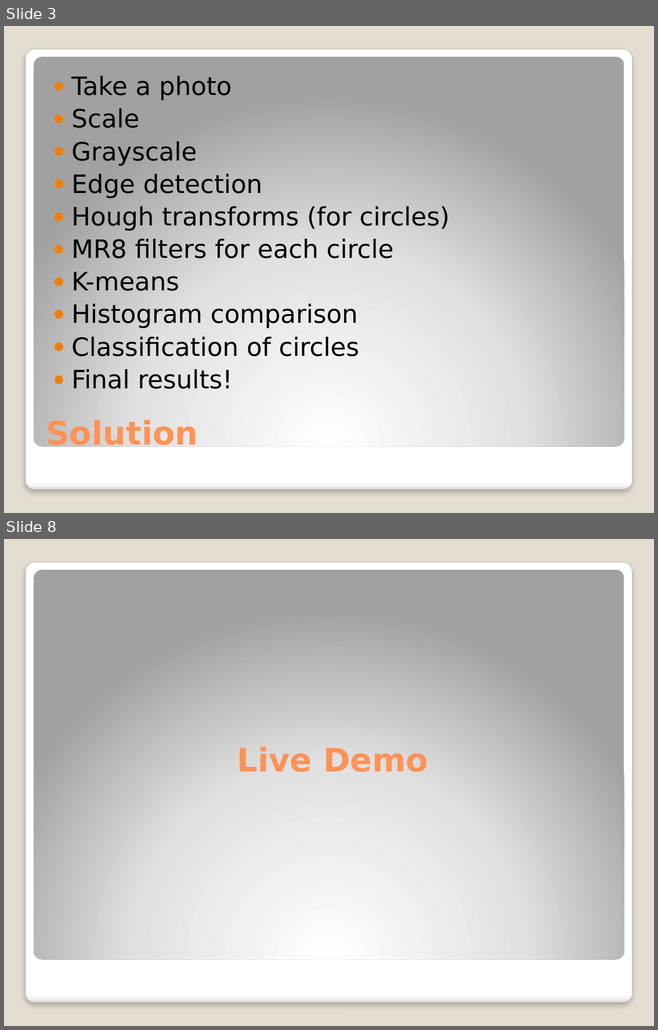
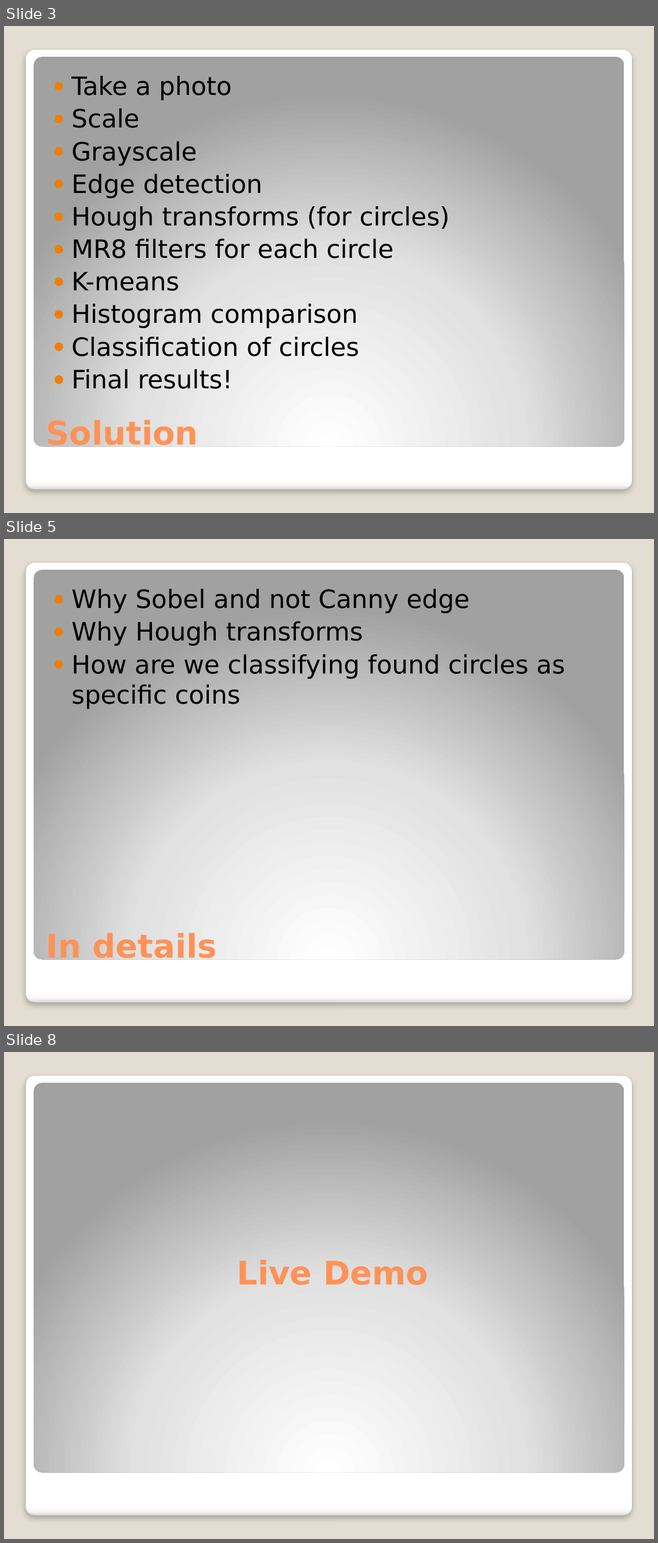
Before and after one commit to naskovai/cash-scanner, a slide deck: docs/Cash Scanner.pptx. Shown one above the other, each under a label of ours: slides 3 and 8 before the commit, slides 3, 5 and 8 after it; the slides between them are not shown. The pictures are 658x1030 and 658x1543 pixels, drawn with LibreOffice and Linux fonts; fonts in the diff are those of the drawing. Boxes give left, top, right and bottom in pixels: in the first picture for what was removed or moved away, otherwise in the second. Text is boxed around its words. In the diff, an @@ line names an element or a change of style, - is before the commit and + after.

```diff
--- a/docs/Cash Scanner.pptx
+++ b/docs/Cash Scanner.pptx
@@ slide 5 added at bbox=[4, 539, 654, 1026], background #E3DED1; not listed: 2 template elements that a slide beside it also shows @@
@@ text added at bbox=[71, 589, 564, 709], 28 pt, text #000000 @@
+● Why Sobel and not Canny edge
+● Why Hough transforms
+● How are we classifying found circles as specific coins
@@ title added at bbox=[46, 933, 217, 964], 36 pt, text #FF9258, bold @@
+In details
```
Also in this commit, not shown: 4 slides changed, 1 other slide added, 2 slides removed.
